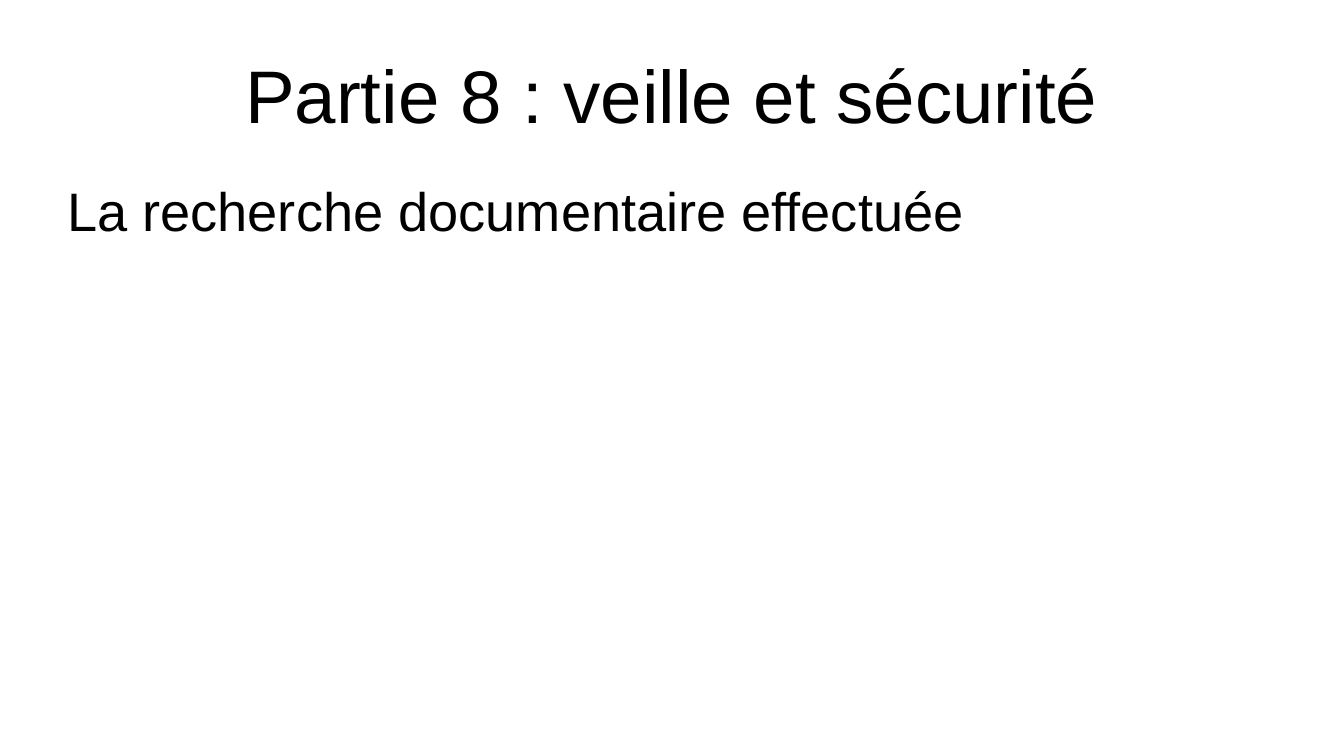
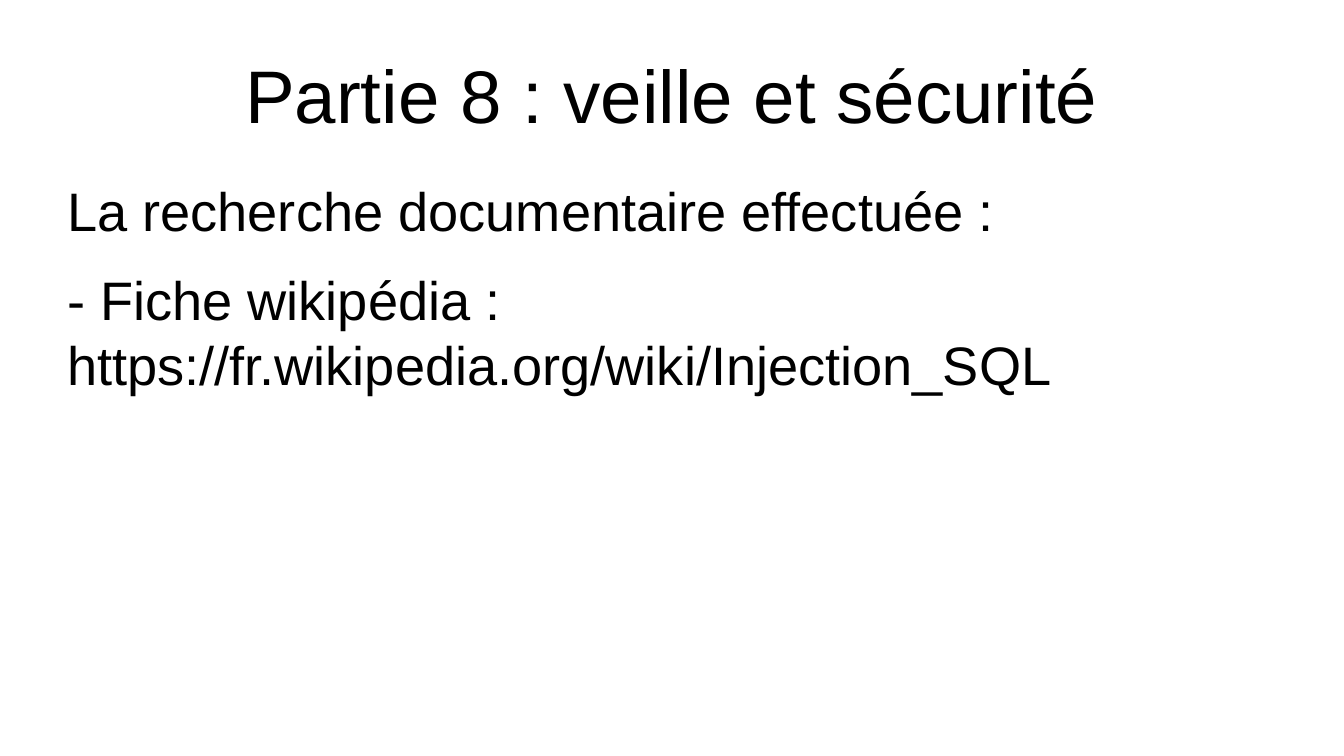
Before and after one commit to EmmaBroudic/Projet-Nooky, a slide deck: slide 50 of doc/Nooky.odp. Drawn at 1344x756 pixels with LibreOffice and Linux fonts; fonts in the diff are those of the drawing. Boxes give left, top, right and bottom in pixels: in the first picture for what was removed or moved away, otherwise in the second. Text is boxed around its words. In the diff, an @@ line names an element or a change of style, - is before the commit and + after.

```diff
--- a/doc/Nooky.odp
+++ b/doc/Nooky.odp
@@ text at [67,191,1051,394]: text changed @@
-La recherche documentaire effectuée
+La recherche documentaire effectuée :
+- Fiche wikipédia : https://fr.wikipedia.org/wiki/Injection_SQL
```
Also in this commit, not shown: 7 other slides changed, 5 other files.
